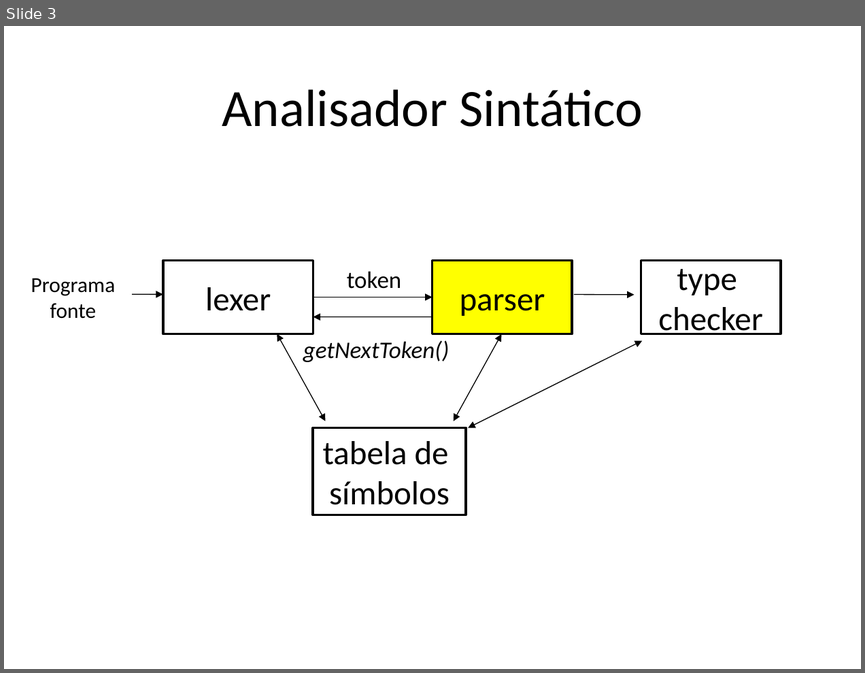
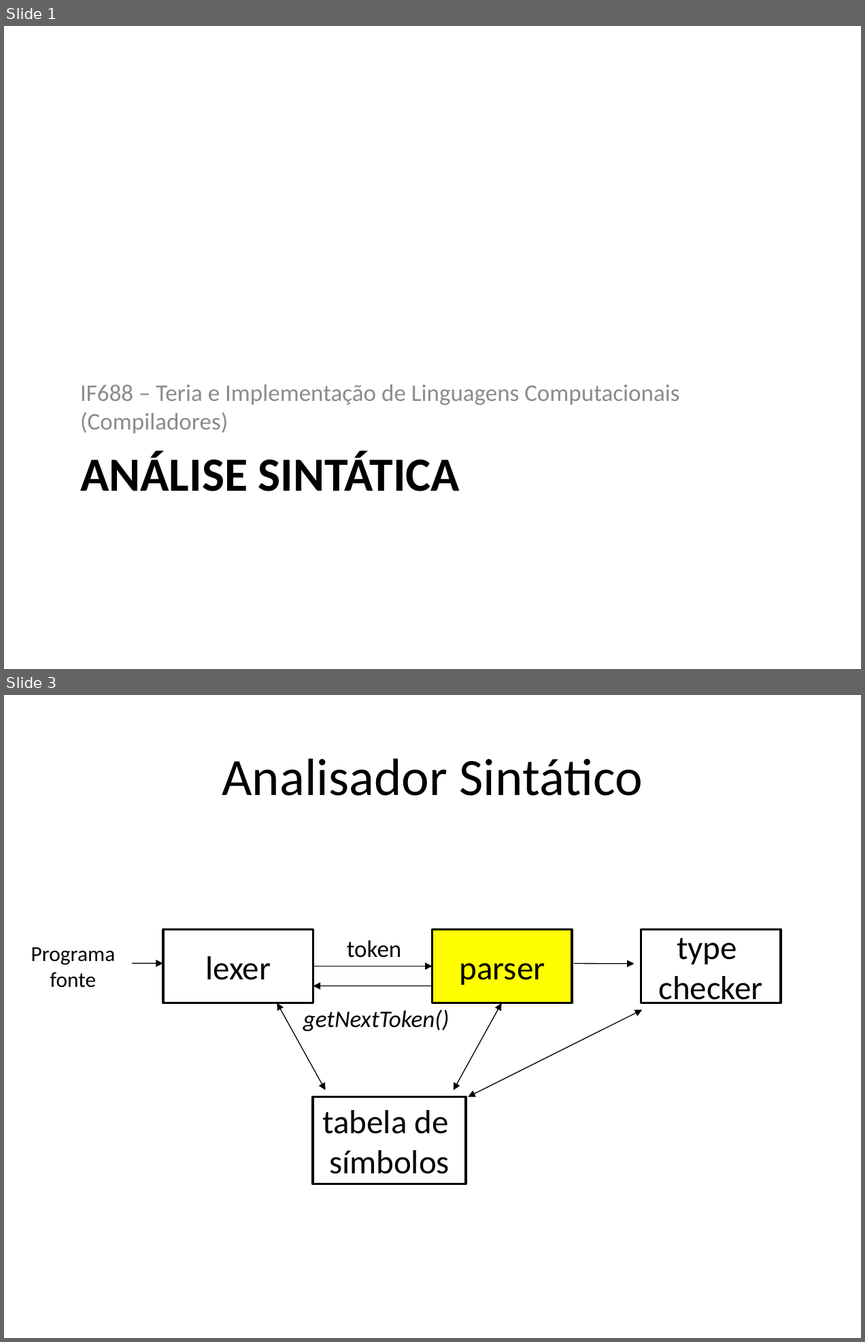
Before and after one commit to damorim/compilers-cin, a slide deck: slides-aulas/analise-sintatica.pptx. Shown one above the other, each under a label of ours: slide 3 before the commit, slides 1 and 3 after it; the slides between them are not shown. The pictures are 865x673 and 865x1342 pixels, drawn with LibreOffice and Linux fonts; fonts in the diff are those of the drawing. Boxes give left, top, right and bottom in pixels: in the first picture for what was removed or moved away, otherwise in the second. Text is boxed around its words. In the diff, an @@ line names an element or a change of style, - is before the commit and + after.

```diff
--- a/slides-aulas/analise-sintatica.pptx
+++ b/slides-aulas/analise-sintatica.pptx
@@ slide 1 added at box(4, 26, 861, 669), background #FFFFFF @@
@@ text added at box(80, 384, 679, 433), 20 pt, text #8C8C8C @@
+IF688 – Teria e Implementação de Linguagens Computacionais (Compiladores)
@@ title added at box(80, 451, 460, 491), 40 pt, text #000000, bold @@
+ANÁLISE SINTÁTICA
```
Also in this commit, not shown: 6 slides changed, 2 other slides added, 1 slide removed, 1 other file.
